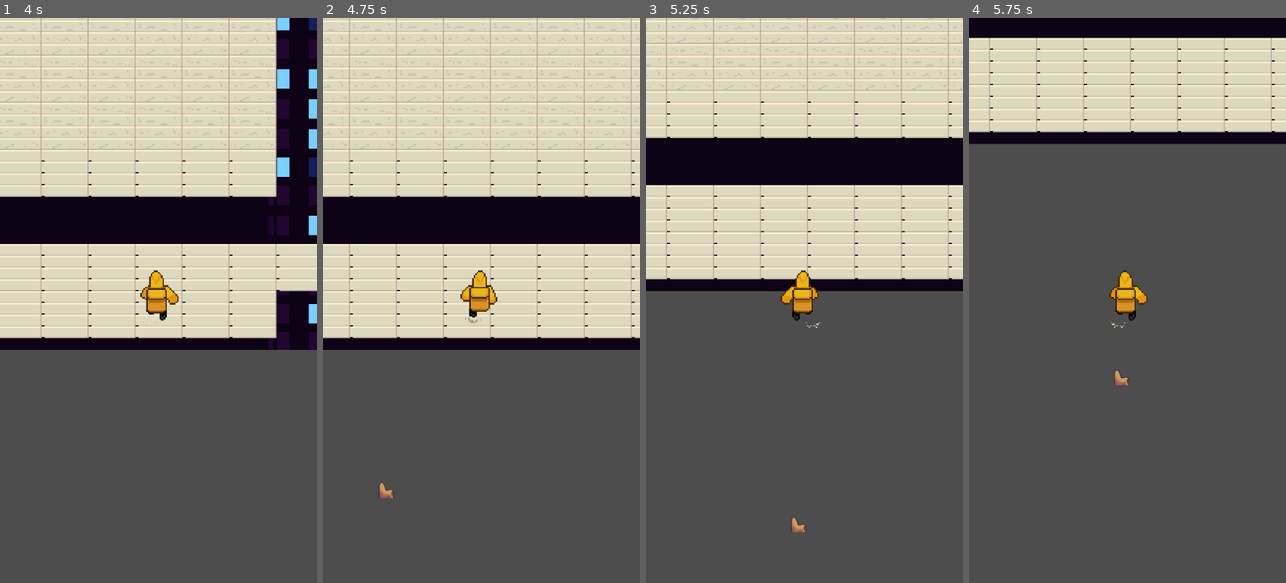
Above: before the commit, frames 1-4 (left to right).
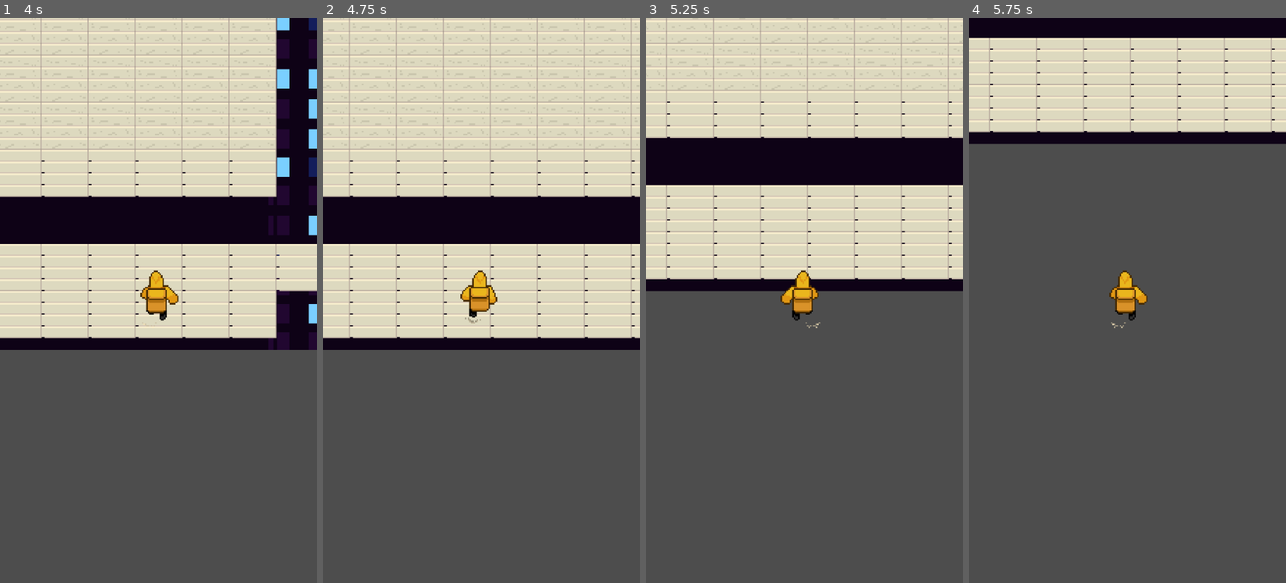
Above: after the commit, the same moments.

Repository: Blobson/break-a-leg
Game: Godot game, scene res://game.tscn
Same seed, same stepped clock (60 frames per second), same inputs: the game is played once before the commit and once after it.
Inputs:
- Up to frame 1 (4 s): hold Right (ui_right) 0.53-1.28 s; hold Down (ui_down) 1.28-2.03 s; hold Right (ui_right) 2.03-2.78 s; hold Up (ui_up) 2.78-3.53 s; hold Left (ui_left) from 3.53 s (still down)
- Up to frame 2 (4.75 s): keep holding Left (ui_left)
- Up to frame 3 (5.25 s): release Left (ui_left) at 5.03 s; hold Down (ui_down) from 5.03 s (still down)
- Up to frame 4 (5.75 s): keep holding Down (ui_down)

Frame 1 is identical in both runs. In frame 2, less than 0.1% of the frame differs, in the area x 17-23%, y 82-85%; in frame 3, less than 0.1%; in frame 4, less than 0.1%.

Commit message:
#78 Dev: Прикрутить анимацию и спрайт к падающему ботинку

Diff:
--- a/game.tscn
+++ b/game.tscn
@@ -1,8 +1,7 @@
-[gd_scene load_steps=4 format=3 uid="uid://bd2tgsc5ao4ix"]
+[gd_scene load_steps=3 format=3 uid="uid://bd2tgsc5ao4ix"]
 
 [ext_resource type="PackedScene" uid="uid://cj1jkk4ni344t" path="res://regions/residential_region/test_level/test_level.tscn" id="1_l7l70"]
 [ext_resource type="PackedScene" uid="uid://dpkpf8sao4qgx" path="res://utils/camera/camera_2d.tscn" id="2_3c6or"]
-[ext_resource type="PackedScene" uid="uid://mu8408gtwp6e" path="res://regions/residential_region/dynamic_obstacles/falling_shoe/falling_shoe.tscn" id="3_vs4vj"]
 
 [node name="Game" type="Node2D"]
 
@@ -10,6 +9,3 @@
 
 [node name="Camera2D" parent="." instance=ExtResource("2_3c6or")]
 position = Vector2(638, 1136)
-
-[node name="FallingShoe" parent="." instance=ExtResource("3_vs4vj")]
-position = Vector2(1022, 4663)
--- a/regions/residential_region/dynamic_obstacles/falling_shoe/falling_shoe.tscn
+++ /dev/null
@@ -1,38 +0,0 @@
-[gd_scene load_steps=6 format=3 uid="uid://mu8408gtwp6e"]
-
-[ext_resource type="PackedScene" uid="uid://cqcpel6yv3kjo" path="res://regions/common/base_dynamic_obstacle/base_dynamic_obstacle.tscn" id="1_nbsd1"]
-[ext_resource type="Script" path="res://regions/residential_region/dynamic_obstacles/falling_shoe/falling_shoe.gd" id="2_32tyt"]
-[ext_resource type="Texture2D" uid="uid://qvhlp20lg8rk" path="res://regions/residential_region/dynamic_obstacles/falling_shoe/shoes.png" id="3_hdp2r"]
-
-[sub_resource type="Curve2D" id="Curve2D_0ompv"]
-_data = {
-"points": PackedVector2Array(0, 0, 0, 0, 2, -1342, 0, 0, 0, 0, 0, 955, 0, 0, 0, 0, 2, 954)
-}
-point_count = 3
-
-[sub_resource type="RectangleShape2D" id="RectangleShape2D_mwqa2"]
-size = Vector2(26, 19)
-
-[node name="FallingShoe" instance=ExtResource("1_nbsd1")]
-curve = SubResource("Curve2D_0ompv")
-
-[node name="PathFollow2D" parent="." index="0"]
-position = Vector2(2, -1342)
-rotation = 1.5708
-rotates = false
-loop = false
-
-[node name="Node2D" parent="PathFollow2D" index="0"]
-script = ExtResource("2_32tyt")
-speed = 450
-
-[node name="Sprite2D" parent="PathFollow2D/Node2D" index="0"]
-texture = ExtResource("3_hdp2r")
-hframes = 6
-vframes = 2
-
-[node name="CollisionShape2D" parent="PathFollow2D/Node2D/Area2D" index="0"]
-rotation = 2.11122
-shape = SubResource("RectangleShape2D_mwqa2")
-
-[node name="VisibleOnScreenNotifier2D" type="VisibleOnScreenNotifier2D" parent="PathFollow2D/Node2D" index="3"]
--- /dev/null
+++ b/regions/residential_region/dynamic_obstacles/falling_shoe_1/falling_shoe_1.tscn
@@ -0,0 +1,9 @@
+[gd_scene load_steps=3 format=3 uid="uid://b0g238nwqkxsk"]
+
+[ext_resource type="PackedScene" uid="uid://mu8408gtwp6e" path="res://regions/residential_region/dynamic_obstacles/falling_shoe_base_scene/falling_shoe_base_scene.tscn" id="1_hblnc"]
+[ext_resource type="Texture2D" uid="uid://b26it471nqlwl" path="res://regions/residential_region/dynamic_obstacles/falling_shoe_1/falling_shoe_1.png" id="3_uturu"]
+
+[node name="FallingShoe1" instance=ExtResource("1_hblnc")]
+
+[node name="Sprite2D" parent="PathFollow2D/Node2D" index="0"]
+texture = ExtResource("3_uturu")
--- /dev/null
+++ b/regions/residential_region/dynamic_obstacles/falling_shoe_2/falling_shoe_2.tscn
@@ -0,0 +1,9 @@
+[gd_scene load_steps=3 format=3 uid="uid://bh3kapw6ihggn"]
+
+[ext_resource type="PackedScene" uid="uid://mu8408gtwp6e" path="res://regions/residential_region/dynamic_obstacles/falling_shoe_base_scene/falling_shoe_base_scene.tscn" id="1_ptu12"]
+[ext_resource type="Texture2D" uid="uid://2lelhykn2dgw" path="res://regions/residential_region/dynamic_obstacles/falling_shoe_2/falling_shoe_2.png" id="2_rf22a"]
+
+[node name="FallingShoe2" instance=ExtResource("1_ptu12")]
+
+[node name="Sprite2D" parent="PathFollow2D/Node2D" index="0"]
+texture = ExtResource("2_rf22a")
--- /dev/null
+++ b/regions/residential_region/dynamic_obstacles/falling_shoe_3/falling_shoe_3.tscn
@@ -0,0 +1,9 @@
+[gd_scene load_steps=3 format=3 uid="uid://c721gsodl61h8"]
+
+[ext_resource type="PackedScene" uid="uid://mu8408gtwp6e" path="res://regions/residential_region/dynamic_obstacles/falling_shoe_base_scene/falling_shoe_base_scene.tscn" id="1_e2q7v"]
+[ext_resource type="Texture2D" uid="uid://dg4imfa44yi44" path="res://regions/residential_region/dynamic_obstacles/falling_shoe_3/falling_shoe_3.png" id="2_ya4nv"]
+
+[node name="FallingShoe3" instance=ExtResource("1_e2q7v")]
+
+[node name="Sprite2D" parent="PathFollow2D/Node2D" index="0"]
+texture = ExtResource("2_ya4nv")
--- /dev/null
+++ b/regions/residential_region/dynamic_obstacles/falling_shoe_4/falling_shoe_4.tscn
@@ -0,0 +1,9 @@
+[gd_scene load_steps=3 format=3 uid="uid://7mya7g840x87"]
+
+[ext_resource type="PackedScene" uid="uid://mu8408gtwp6e" path="res://regions/residential_region/dynamic_obstacles/falling_shoe_base_scene/falling_shoe_base_scene.tscn" id="1_0rce1"]
+[ext_resource type="Texture2D" uid="uid://bqoc4ib5xamc6" path="res://regions/residential_region/dynamic_obstacles/falling_shoe_4/falling_shoe_4.png" id="2_b1265"]
+
+[node name="FallingShoe4" instance=ExtResource("1_0rce1")]
+
+[node name="Sprite2D" parent="PathFollow2D/Node2D" index="0"]
+texture = ExtResource("2_b1265")
--- /dev/null
+++ b/regions/residential_region/dynamic_obstacles/falling_shoe_base_scene/falling_shoe_base_scene.tscn
@@ -0,0 +1,97 @@
+[gd_scene load_steps=9 format=3 uid="uid://mu8408gtwp6e"]
+
+[ext_resource type="PackedScene" uid="uid://cqcpel6yv3kjo" path="res://regions/common/base_dynamic_obstacle/base_dynamic_obstacle.tscn" id="1_0ttwt"]
+[ext_resource type="Script" path="res://regions/residential_region/dynamic_obstacles/falling_shoe_base_scene/falling_shoe.gd" id="2_wgj2l"]
+
+[sub_resource type="Curve2D" id="Curve2D_0ompv"]
+_data = {
+"points": PackedVector2Array(0, 0, 0, 0, 2, -1342, 0, 0, 0, 0, 0, 955, 0, 0, 0, 0, 2, 954)
+}
+point_count = 3
+
+[sub_resource type="CapsuleShape2D" id="CapsuleShape2D_p6pm6"]
+radius = 8.0
+height = 28.0
+
+[sub_resource type="Animation" id="Animation_xgvjs"]
+length = 0.001
+tracks/0/type = "value"
+tracks/0/imported = false
+tracks/0/enabled = true
+tracks/0/path = NodePath("Node2D/Sprite2D:frame")
+tracks/0/interp = 1
+tracks/0/loop_wrap = true
+tracks/0/keys = {
+"times": PackedFloat32Array(0),
+"transitions": PackedFloat32Array(1),
+"update": 1,
+"values": [0]
+}
+
+[sub_resource type="Animation" id="Animation_luw4t"]
+resource_name = "break"
+length = 0.7
+tracks/0/type = "value"
+tracks/0/imported = false
+tracks/0/enabled = true
+tracks/0/path = NodePath("Node2D/Sprite2D:frame")
+tracks/0/interp = 1
+tracks/0/loop_wrap = true
+tracks/0/keys = {
+"times": PackedFloat32Array(0, 0.3, 0.5),
+"transitions": PackedFloat32Array(1, 1, 1),
+"update": 1,
+"values": [3, 4, 5]
+}
+
+[sub_resource type="Animation" id="Animation_buksg"]
+resource_name = "idle"
+length = 1.4
+loop_mode = 2
+tracks/0/type = "value"
+tracks/0/imported = false
+tracks/0/enabled = true
+tracks/0/path = NodePath("Node2D/Sprite2D:frame")
+tracks/0/interp = 1
+tracks/0/loop_wrap = true
+tracks/0/keys = {
+"times": PackedFloat32Array(0, 0.2, 0.4, 0.6, 0.8, 1, 1.2, 1.4),
+"transitions": PackedFloat32Array(1, 1, 1, 1, 1, 1, 1, 1),
+"update": 1,
+"values": [0, 1, 2, 1, 0, 1, 2, 1]
+}
+
+[sub_resource type="AnimationLibrary" id="AnimationLibrary_1aoxx"]
+_data = {
+"RESET": SubResource("Animation_xgvjs"),
+"break": SubResource("Animation_luw4t"),
+"idle": SubResource("Animation_buksg")
+}
+
+[node name="FallingShoeBaseScene" instance=ExtResource("1_0ttwt")]
+curve = SubResource("Curve2D_0ompv")
+
+[node name="PathFollow2D" parent="." index="0"]
+position = Vector2(2, -1342)
+rotates = false
+loop = false
+
+[node name="Node2D" parent="PathFollow2D" index="0"]
+script = ExtResource("2_wgj2l")
+speed = 450
+
+[node name="Sprite2D" parent="PathFollow2D/Node2D" index="0"]
+hframes = 6
+
+[node name="CollisionShape2D" parent="PathFollow2D/Node2D/Area2D" index="0"]
+position = Vector2(0, 4)
+shape = SubResource("CapsuleShape2D_p6pm6")
+
+[node name="AnimationPlayer" parent="PathFollow2D/Node2D" index="2"]
+libraries = {
+"": SubResource("AnimationLibrary_1aoxx")
+}
+
+[node name="VisibleOnScreenNotifier2D" type="VisibleOnScreenNotifier2D" parent="PathFollow2D/Node2D" index="3"]
+position = Vector2(0, 4)
+scale = Vector2(1, 1.4)
--- a/regions/residential_region/test_level/test_level.tscn
+++ b/regions/residential_region/test_level/test_level.tscn
@@ -12,6 +12,10 @@
 [ext_resource type="PackedScene" uid="uid://cgka0pjxh155n" path="res://regions/residential_region/static_obstacles/thorny_plant_2/thorny_plant_2.tscn" id="10_lbrk1"]
 [ext_resource type="PackedScene" uid="uid://cqrdsna5moeu0" path="res://characters/courier/courier.tscn" id="11_hj4hq"]
 [ext_resource type="PackedScene" uid="uid://drnyjjv6coxn5" path="res://regions/residential_region/static_obstacles/thorny_plant_3/thorny_plant_3.tscn" id="11_n8ins"]
+[ext_resource type="PackedScene" uid="uid://7mya7g840x87" path="res://regions/residential_region/dynamic_obstacles/falling_shoe_4/falling_shoe_4.tscn" id="13_41mba"]
+[ext_resource type="PackedScene" uid="uid://c721gsodl61h8" path="res://regions/residential_region/dynamic_obstacles/falling_shoe_3/falling_shoe_3.tscn" id="14_2qbdv"]
+[ext_resource type="PackedScene" uid="uid://bh3kapw6ihggn" path="res://regions/residential_region/dynamic_obstacles/falling_shoe_2/falling_shoe_2.tscn" id="15_s16bo"]
+[ext_resource type="PackedScene" uid="uid://b0g238nwqkxsk" path="res://regions/residential_region/dynamic_obstacles/falling_shoe_1/falling_shoe_1.tscn" id="16_bnsr8"]
 
 [sub_resource type="TileSetAtlasSource" id="TileSetAtlasSource_6b6r7"]
 texture = ExtResource("1_keg3t")
@@ -122,7 +126,6 @@
 position = Vector2(46.8, 143.6)
 
 [node name="Courier" parent="." instance=ExtResource("11_hj4hq")]
-
 position = Vector2(412.4, 2054.4)
 
 [node name="Camera2D" type="Camera2D" parent="Courier"]
@@ -139,3 +142,15 @@
 
 [node name="BitingPlants" parent="." instance=ExtResource("9_sghc4")]
 position = Vector2(177.6, 301.6)
+
+[node name="FallingShoe4" parent="." instance=ExtResource("13_41mba")]
+position = Vector2(463.6, 1677.2)
+
+[node name="FallingShoe3" parent="." instance=ExtResource("14_2qbdv")]
+position = Vector2(428.8, 1700)
+
+[node name="FallingShoe2" parent="." instance=ExtResource("15_s16bo")]
+position = Vector2(396.4, 1634.4)
+
+[node name="FallingShoe1" parent="." instance=ExtResource("16_bnsr8")]
+position = Vector2(338.8, 1552.4)
Binary file removed: regions/residential_region/dynamic_obstacles/falling_shoe/shoes.png
Binary file added: regions/residential_region/dynamic_obstacles/falling_shoe_1/falling_shoe_1.png
Not shown, added: regions/residential_region/dynamic_obstacles/falling_shoe_1/falling_shoe_1.png.import
Binary file added: regions/residential_region/dynamic_obstacles/falling_shoe_2/falling_shoe_2.png
Not shown, added: regions/residential_region/dynamic_obstacles/falling_shoe_2/falling_shoe_2.png.import
Binary file added: regions/residential_region/dynamic_obstacles/falling_shoe_3/falling_shoe_3.png
Not shown, changed: regions/residential_region/dynamic_obstacles/falling_shoe_3/falling_shoe_3.png.import
Binary file added: regions/residential_region/dynamic_obstacles/falling_shoe_4/falling_shoe_4.png
Not shown, added: regions/residential_region/dynamic_obstacles/falling_shoe_4/falling_shoe_4.png.import
Renamed: regions/residential_region/dynamic_obstacles/falling_shoe/falling_shoe.gd -> regions/residential_region/dynamic_obstacles/falling_shoe_base_scene/falling_shoe.gd
Not shown: 1 places in regions/residential_region/test_level/test_level.tscn that only renumber resources
